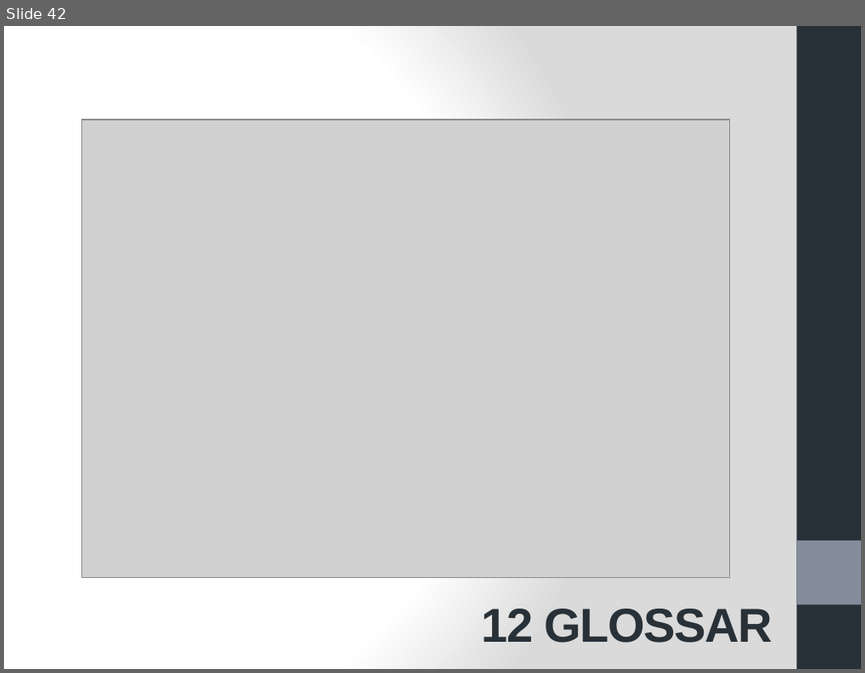
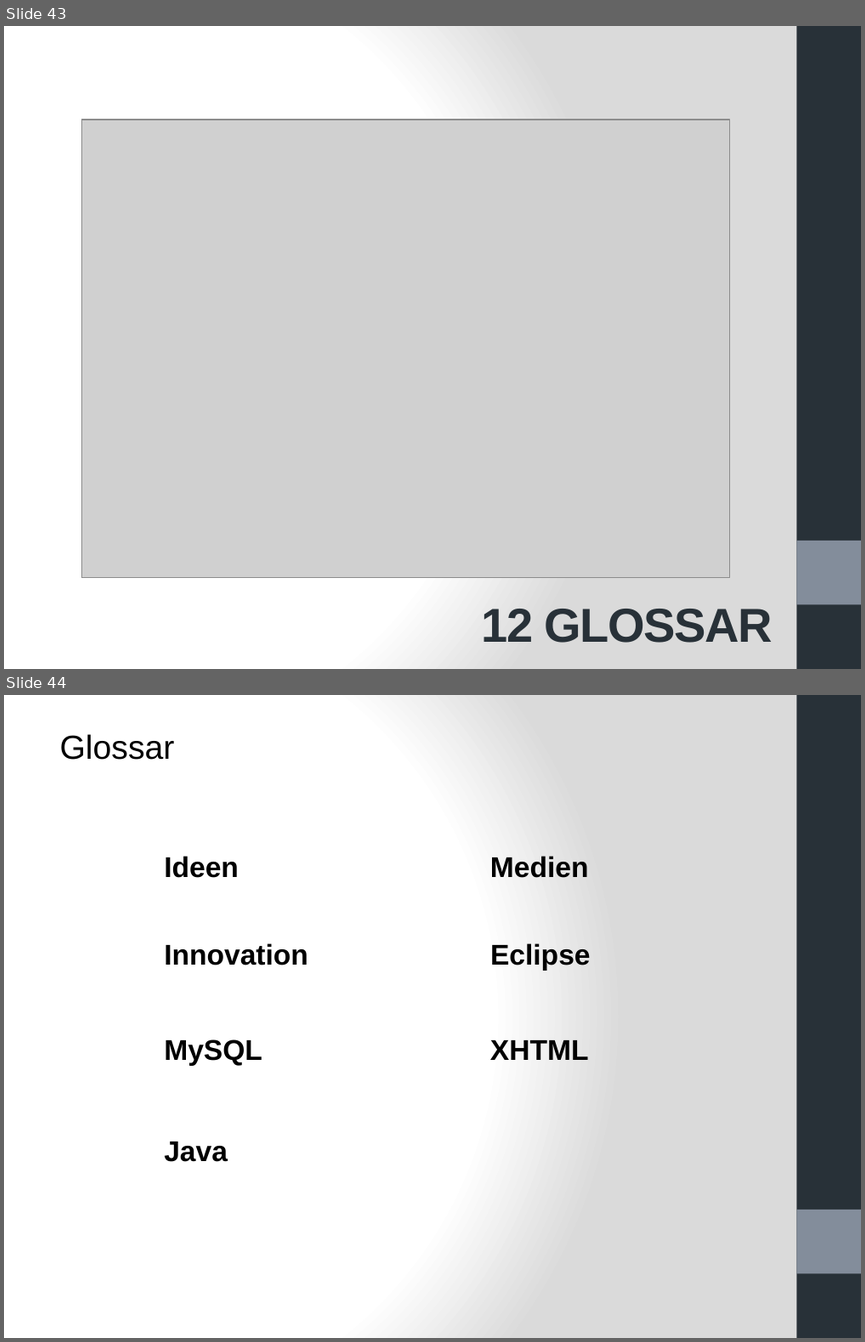
Before and after one commit to mjamaleddine/crowd-innovation, a slide deck: Meilenstein_3/Meilenstein3 - Pr.pptx. Shown one above the other, each under a label of ours: slide 42 before the commit, slides 43 and 44 after it. The pictures are 865x673 and 865x1342 pixels, drawn with LibreOffice and Linux fonts; fonts in the diff are those of the drawing; grey boxes stand for pictures. Boxes give left, top, right and bottom in pixels: in the first picture for what was removed or moved away, otherwise in the second. Text is boxed around its words. In the diff, an @@ line names an element or a change of style, - is before the commit and + after.

```diff
--- a/Meilenstein_3/Meilenstein3 - Pr.pptx
+++ b/Meilenstein_3/Meilenstein3 - Pr.pptx
@@ slide 44 added at (4, 695, 861, 1338), background gradient #FFFFFF to #DADADA; not listed: 2 template elements that a slide beside it also shows @@
@@ text added at (60, 734, 175, 760), 28 pt, text #000000 @@
+Glossar
@@ text added at (164, 856, 239, 878), 24 pt, text #000000, bold @@
+Ideen
@@ text added at (490, 856, 589, 878), 24 pt, text #000000, bold @@
+Medien
@@ text added at (164, 943, 308, 965), 24 pt, text #000000, bold @@
+Innovation
@@ text added at (490, 943, 590, 970), 24 pt, text #000000, bold @@
+Eclipse
@@ text added at (164, 1039, 262, 1066), 24 pt, text #000000, bold @@
+MySQL
@@ text added at (490, 1040, 589, 1060), 24 pt, text #000000, bold @@
+XHTML
@@ text added at (164, 1141, 228, 1162), 24 pt, text #000000, bold @@
+Java
@@ what was slide 42 is now slide 43 @@
```
Also in this commit, not shown: 19 slides changed, 9 other slides added, 9 slides removed.
